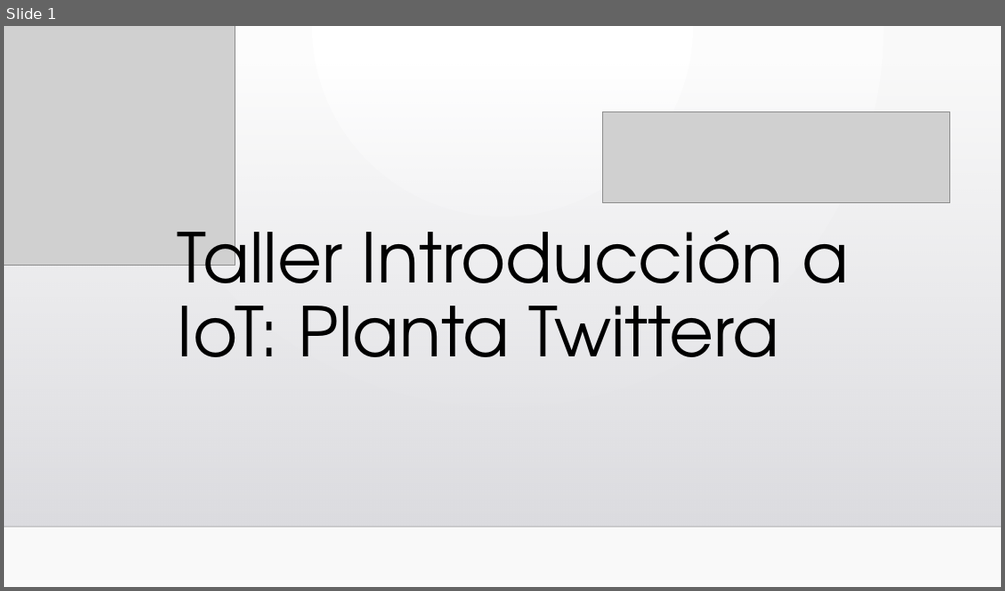
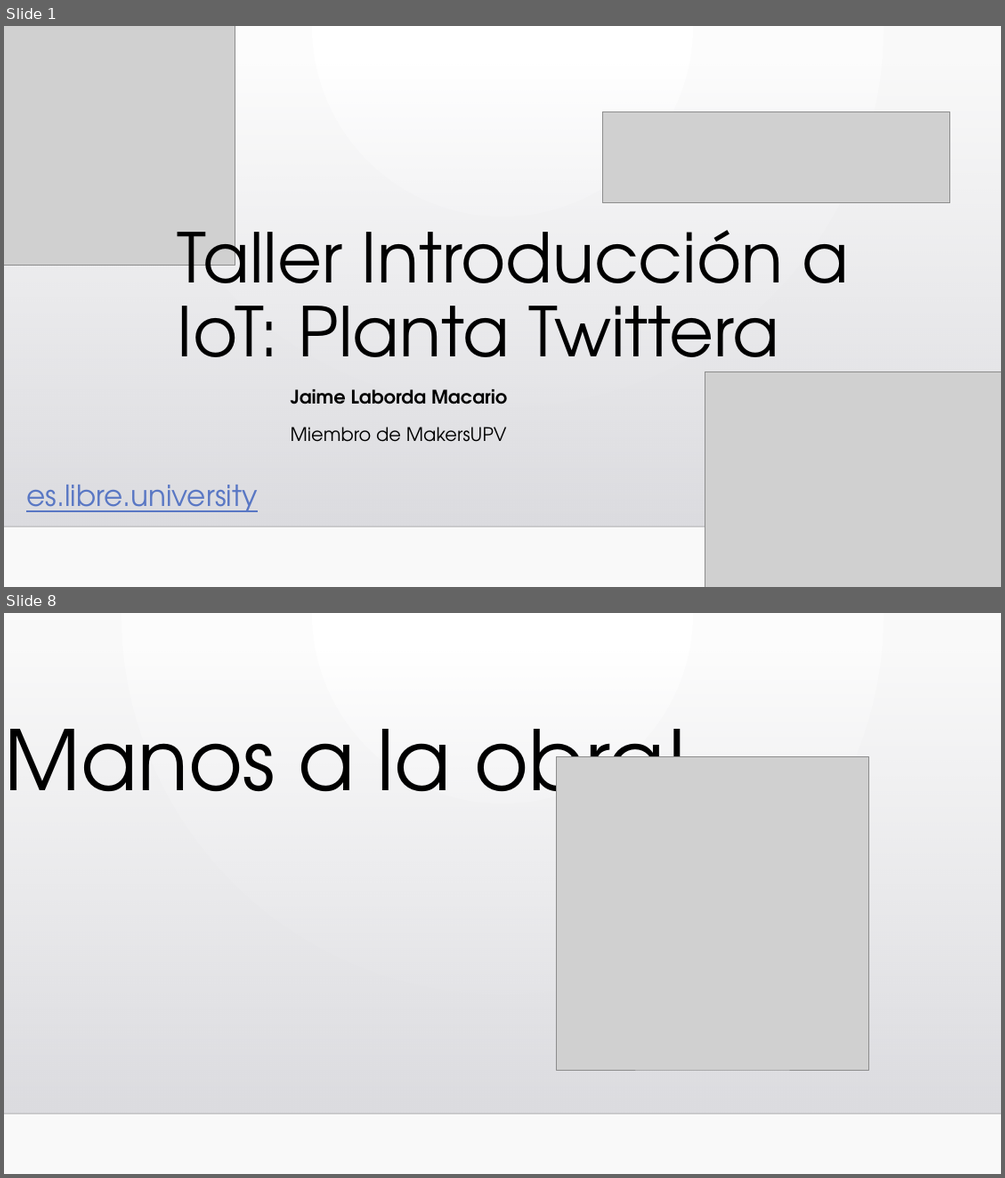
Before and after one commit to jaimelaborda/Planta-Twittera, a slide deck: Taller Introducción a IoT.pptx. Shown one above the other, each under a label of ours: slide 1 before the commit, slides 1 and 8 after it; the slides between them are not shown. The pictures are 1005x591 and 1005x1178 pixels, drawn with LibreOffice and Linux fonts; fonts in the diff are those of the drawing; grey boxes stand for pictures; background and template pictures are left out. Boxes give left, top, right and bottom in pixels: in the first picture for what was removed or moved away, otherwise in the second. Text is boxed around its words. In the diff, an @@ line names an element or a change of style, - is before the commit and + after.

```diff
--- a/Taller Introducción a IoT.pptx
+++ b/Taller Introducción a IoT.pptx
@@ slide 8 added at box(4, 613, 1001, 1174), background gradient #FFFFFF to #FAFAFA; not listed: 2 template elements that a slide beside it also shows @@
@@ text added at box(4, 729, 688, 828), 80 pt, text #000000 @@
+¡Manos a la obra!
@@ picture added at box(556, 756, 869, 1070) @@
@@ slide 1 changed as well @@
@@ picture added at box(704, 371, 1001, 587) @@
@@ subtitle added at box(291, 389, 507, 442), 18 pt, text #000000, bold @@
+Jaime Laborda Macario
+Miembro de MakersUPV
@@ text added at box(26, 484, 258, 512), 28 pt, text #5977C4, underline @@
+es.libre.university
```
Also in this commit, not shown: 25 other slides added, 1 slide removed, 16 other files.
